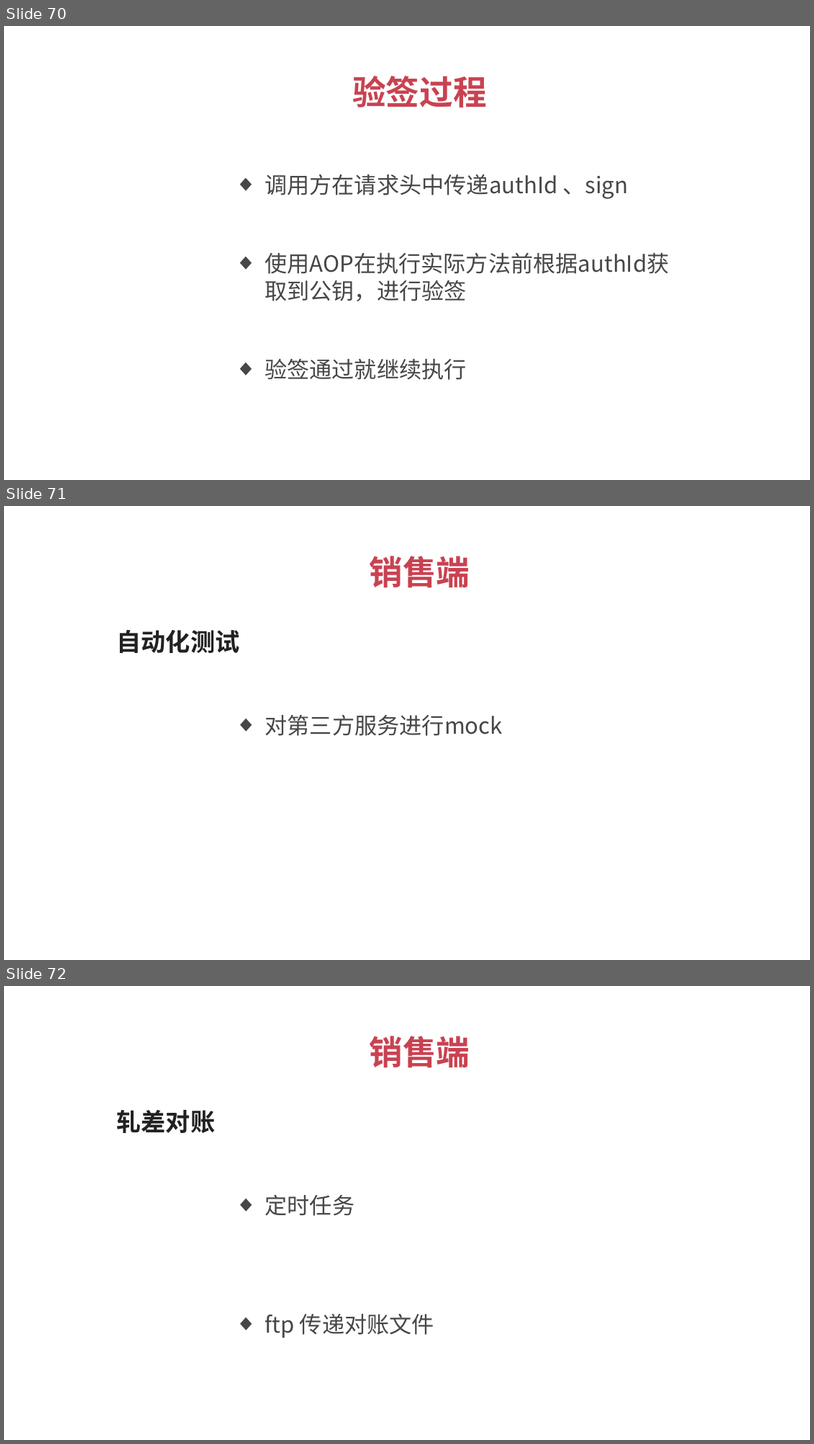
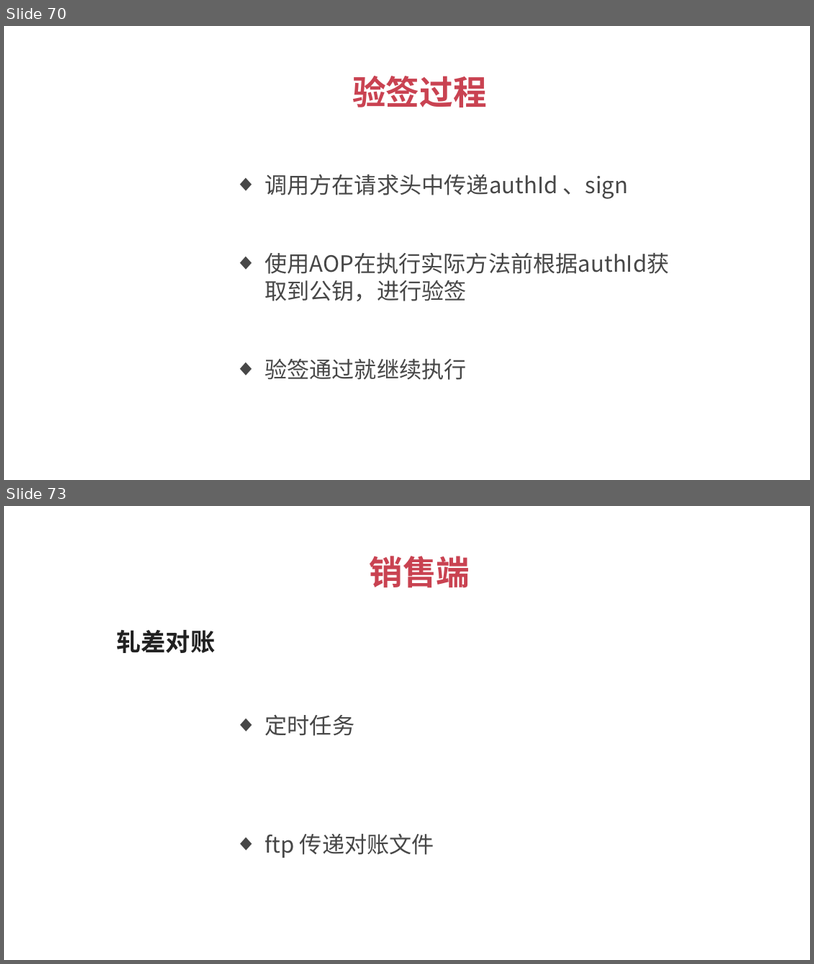
Before and after one commit to 1329555958/financial, a slide deck: 理财平台.pptx. Shown one above the other, each under a label of ours: slides 70, 71 and 72 before the commit, slides 70 and 73 after it; the slides between them are not shown. The pictures are 814x1444 and 814x964 pixels, drawn with LibreOffice and Linux fonts; fonts in the diff are those of the drawing. Boxes give left, top, right and bottom in pixels: in the first picture for what was removed or moved away, otherwise in the second. Text is boxed around its words. In the diff, an @@ line names an element or a change of style, - is before the commit and + after.

```diff
--- a/理财平台.pptx
+++ b/理财平台.pptx
@@ slide 71 removed at (4, 506, 810, 960), background #FFFFFF @@
@@ text removed at (369, 556, 470, 588) @@
-销售端
@@ text removed at (117, 630, 240, 653) @@
-自动化测试
@@ text removed at (265, 715, 503, 736) @@
-  ◆ 对第三方服务进行mock
@@ what was slide 72 is now slide 73 @@
```
Also in this commit, not shown: 2 slides added, 3 other files.
